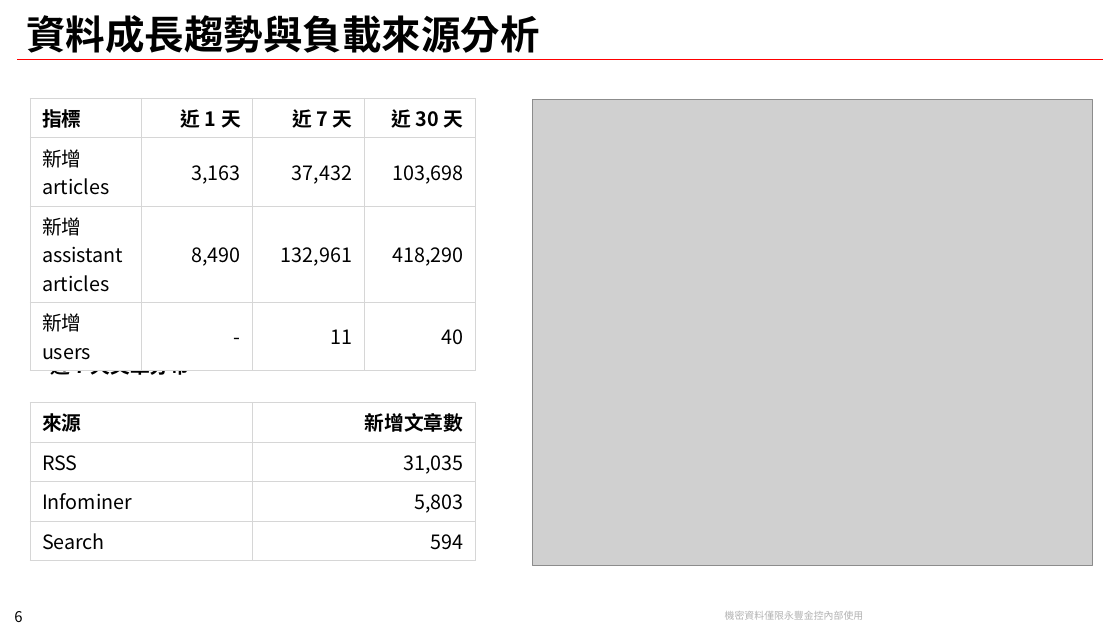
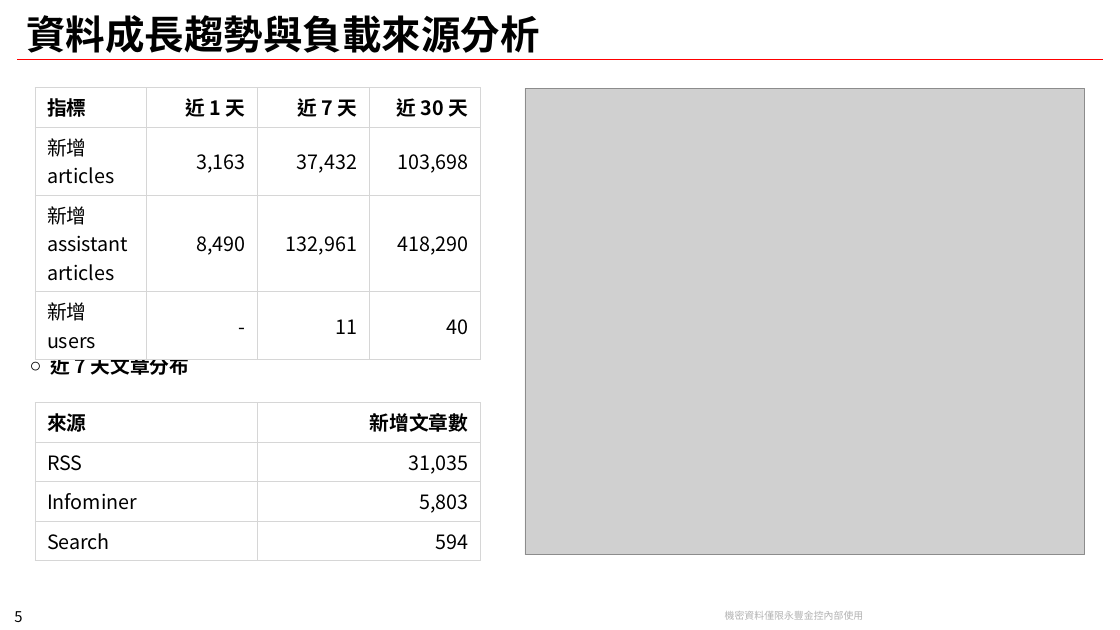
Before and after one commit to chunkai1312/temp, a slide deck: slide 5 of infogather.pptx (slide 6 before the commit). Drawn at 1120x630 pixels with LibreOffice and Linux fonts; fonts in the diff are those of the drawing; grey boxes stand for pictures; background and template pictures are left out. Boxes give left, top, right and bottom in pixels: in the first picture for what was removed or moved away, otherwise in the second. Text is boxed around its words. In the diff, an @@ line names an element or a change of style, - is before the commit and + after.

```diff
--- a/infogather.pptx
+++ b/infogather.pptx
@@ table: place and size @@
-table at [30, 99, 475, 364]
+table at [35, 87, 479, 353]
@@ picture: place and size @@
-picture at [532, 100, 1092, 566]
+picture at [525, 88, 1085, 555]
@@ table: place and size @@
-table at [30, 403, 476, 554]
+table at [35, 403, 481, 554]
@@ page number at [14, 611, 22, 622]: text changed @@
-6
+5
```
Also in this commit, not shown: 7 other slides changed, 1 slide removed.
